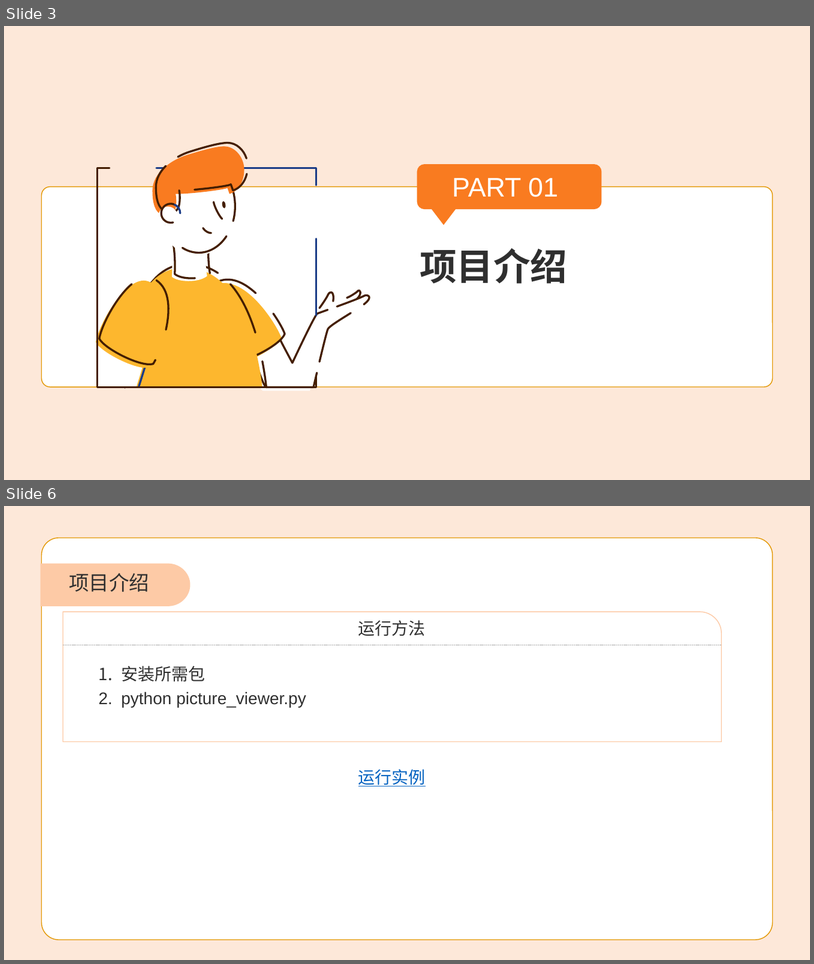
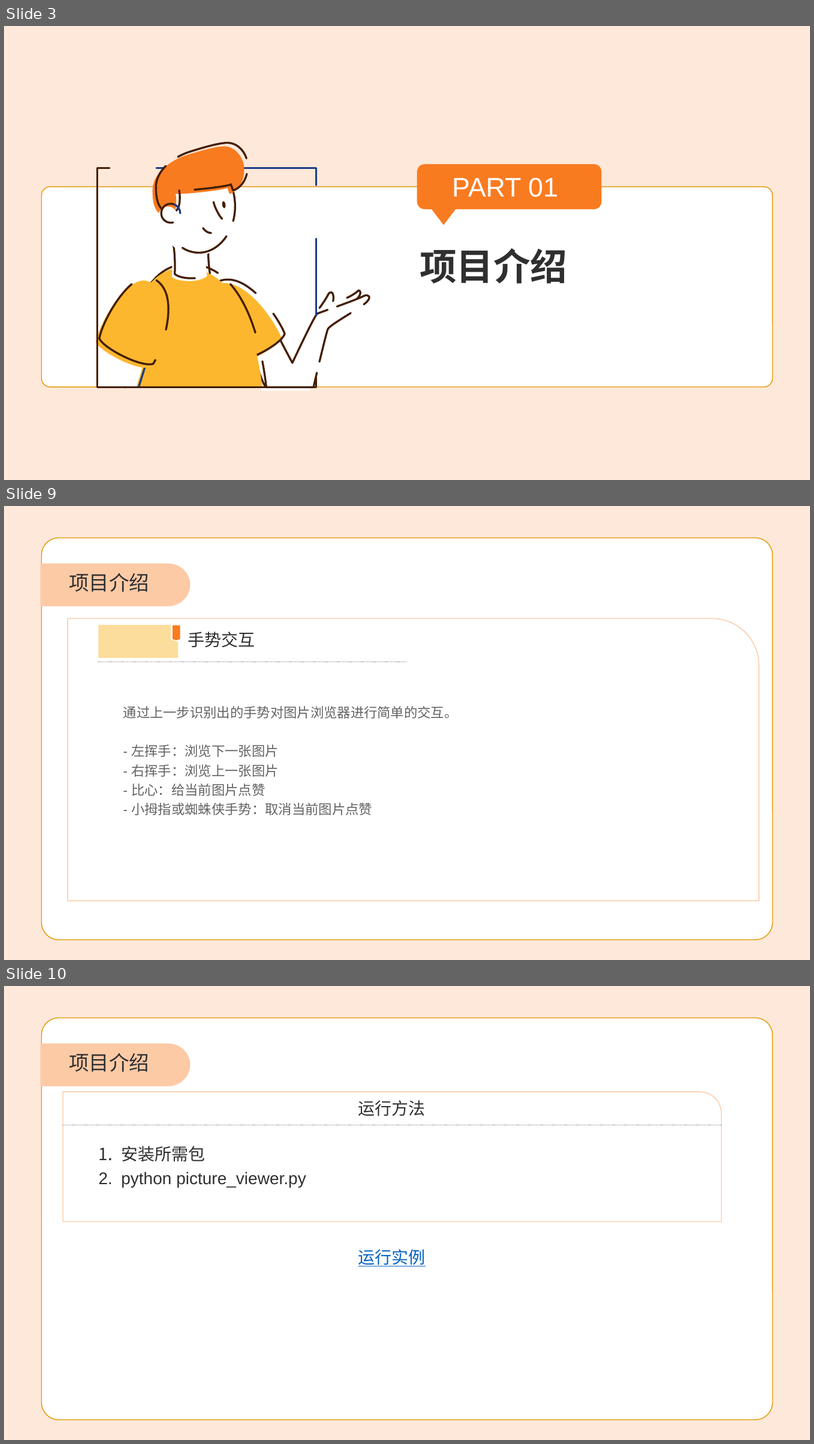
Before and after one commit to luxingzhi27/hci_final_project_hand_gesture_recognition, a slide deck: 一个基于手势识别的图像浏览器.pptx. Shown one above the other, each under a label of ours: slides 3 and 6 before the commit, slides 3, 9 and 10 after it; the slides between them are not shown. The pictures are 814x964 and 814x1444 pixels, drawn with LibreOffice and Linux fonts; fonts in the diff are those of the drawing; background and template pictures are left out. Boxes give left, top, right and bottom in pixels: in the first picture for what was removed or moved away, otherwise in the second. Text is boxed around its words. In the diff, an @@ line names an element or a change of style, - is before the commit and + after.

```diff
--- a/一个基于手势识别的图像浏览器.pptx
+++ b/一个基于手势识别的图像浏览器.pptx
@@ slide 9 added at [4, 506, 810, 960], background #F97B20 at 17% opacity; not listed: 2 template elements that a slide beside it also shows @@
@@ text added at [69, 573, 149, 592], 24 pt, text #2F2F2F @@
+项目介绍
@@ group added at [68, 619, 759, 900]: 2 freeform shapes, 1 round rect, 1 text, 1 line @@
+手势交互
@@ text added at [123, 706, 458, 815], 16 pt, text #636363 @@
+通过上一步识别出的手势对图片浏览器进行简单的交互。
+- 左挥手：浏览下一张图片
+- 右挥手：浏览上一张图片
+- 比心：给当前图片点赞
+- 小拇指或蜘蛛侠手势：取消当前图片点赞
@@ what was slide 6 is now slide 10 @@
```
Also in this commit, not shown: 2 slides changed, 5 other slides added, 2 slides removed.
